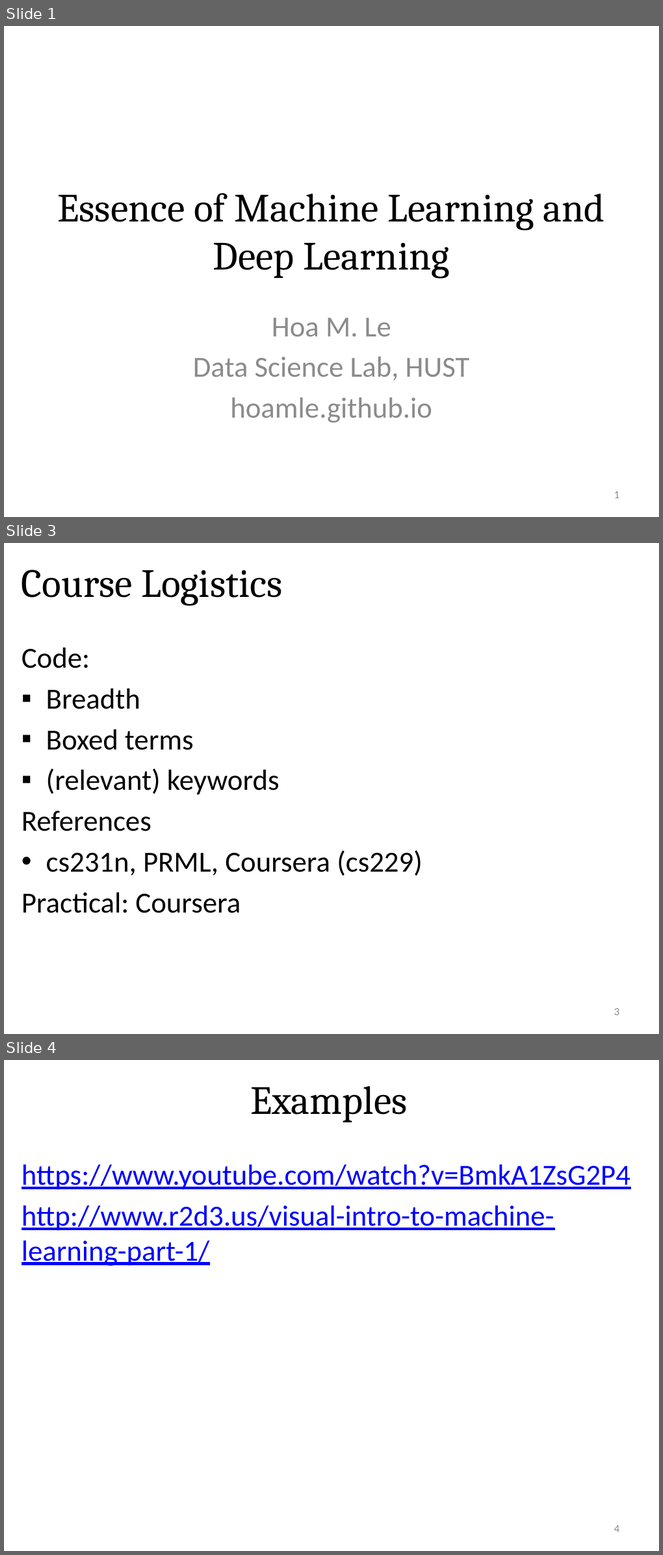
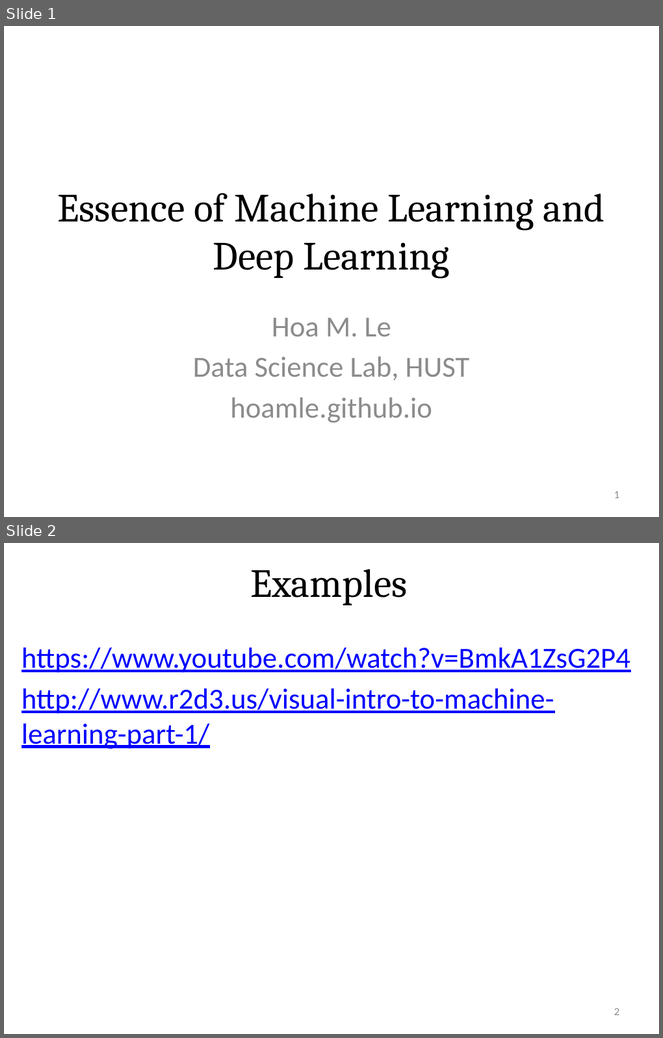
Before and after one commit to huuson94/hoamle.github.io, a slide deck: assets/essence_ml.pptx. Shown one above the other, each under a label of ours: slides 1, 3 and 4 before the commit, slides 1 and 2 after it; the slides between them are not shown. The pictures are 663x1555 and 663x1038 pixels, drawn with LibreOffice and Linux fonts; fonts in the diff are those of the drawing. Boxes give left, top, right and bottom in pixels: in the first picture for what was removed or moved away, otherwise in the second. Text is boxed around its words. In the diff, an @@ line names an element or a change of style, - is before the commit and + after.

```diff
--- a/assets/essence_ml.pptx
+++ b/assets/essence_ml.pptx
@@ slide 3 removed at [4, 543, 659, 1034], background #FFFFFF @@
@@ title removed at [22, 570, 282, 606] @@
-Course Logistics
@@ text removed at [22, 648, 423, 913] @@
-Code:
-▪ Breadth
-▪ Boxed terms
-▪ (relevant) keywords
-References
-• cs231n, PRML, Coursera (cs229)
-Practical: Coursera
@@ page number removed at [614, 1008, 620, 1016] @@
-3
@@ what was slide 4 is now slide 2 @@
@@ page number at [614, 1008, 620, 1016]: text changed @@
-4
+2
```
Also in this commit, not shown: 4 slides changed, 2 other slides removed, 15 other files.
